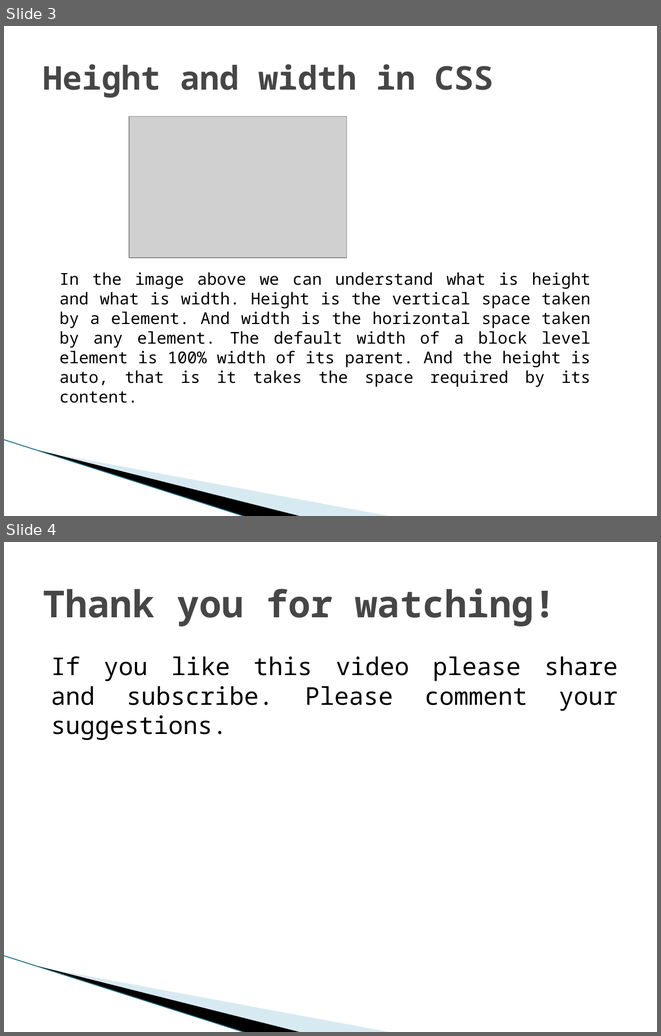
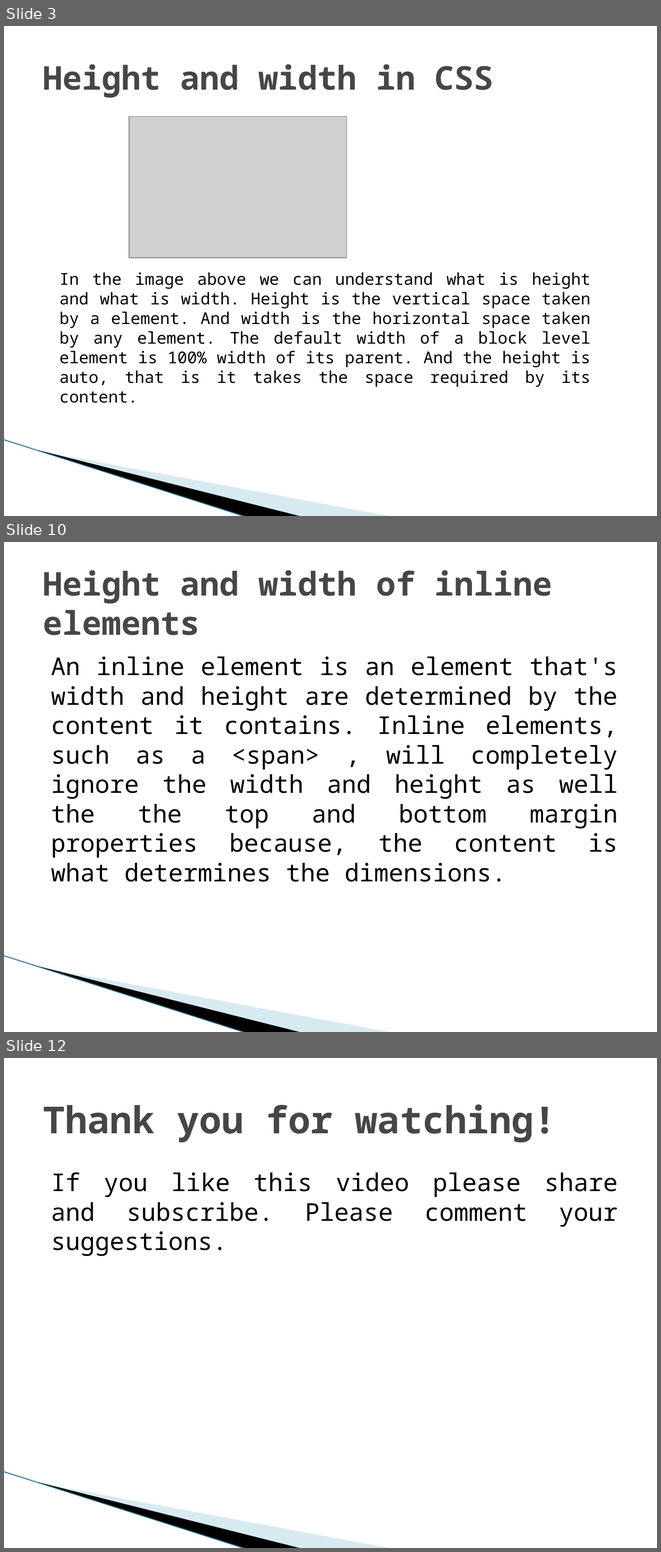
Before and after one commit to biswajitpoddar/youtubeDocuments, a slide deck: CSS PowerPoints/6. CSS Height and Width.pptx. Shown one above the other, each under a label of ours: slides 3 and 4 before the commit, slides 3, 10 and 12 after it; the slides between them are not shown. The pictures are 661x1036 and 661x1552 pixels, drawn with LibreOffice and Linux fonts; fonts in the diff are those of the drawing; grey boxes stand for pictures; background and template pictures are left out. Boxes give left, top, right and bottom in pixels: in the first picture for what was removed or moved away, otherwise in the second. Text is boxed around its words. In the diff, an @@ line names an element or a change of style, - is before the commit and + after.

```diff
--- a/CSS PowerPoints/6. CSS Height and Width.pptx
+++ b/CSS PowerPoints/6. CSS Height and Width.pptx
@@ slide 10 added at (4,542,657,1032), background #FFFFFF; not listed: 3 template elements that a slide beside it also shows @@
@@ title added at (43,570,553,635), 36 pt, text #464646, bold @@
+Height and width of inline elements
@@ text added at (51,656,618,882), 27 pt, text #000000 @@
+An inline element is an element that's width and height are determined by the content it contains. Inline elements, such as a <span> , will completely ignore the width and height as well the the top and bottom margin properties because, the content is what determines the dimensions.
@@ what was slide 4 is now slide 12 @@
```
Also in this commit, not shown: 7 other slides added, 2 other files.
